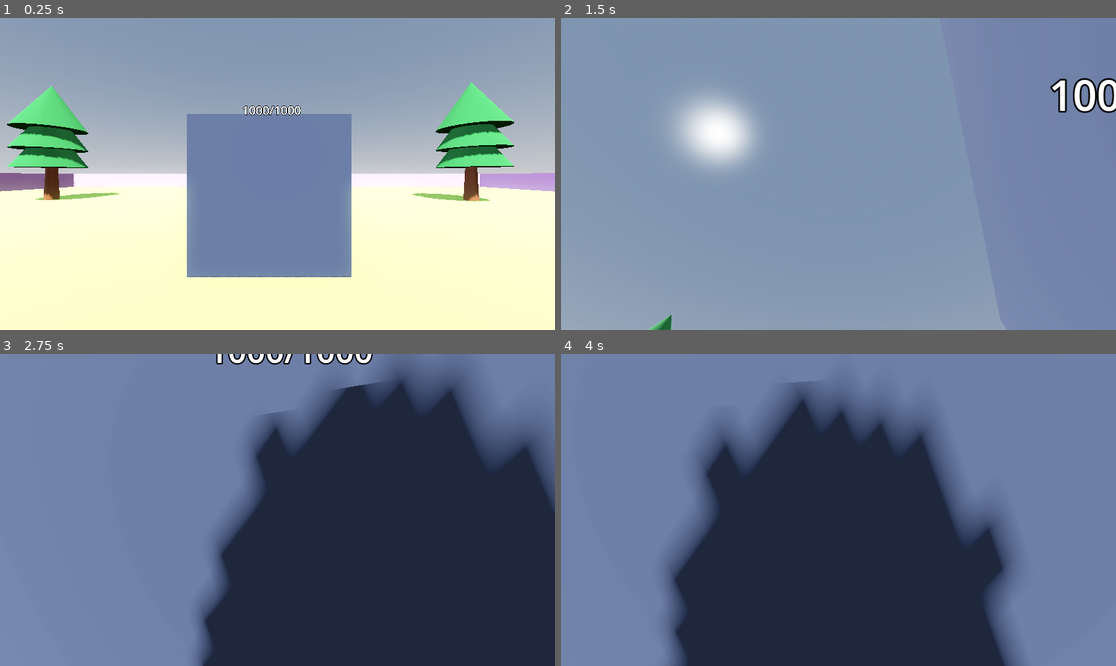
Above: before the commit, frames 1-4 (two rows, left to right).
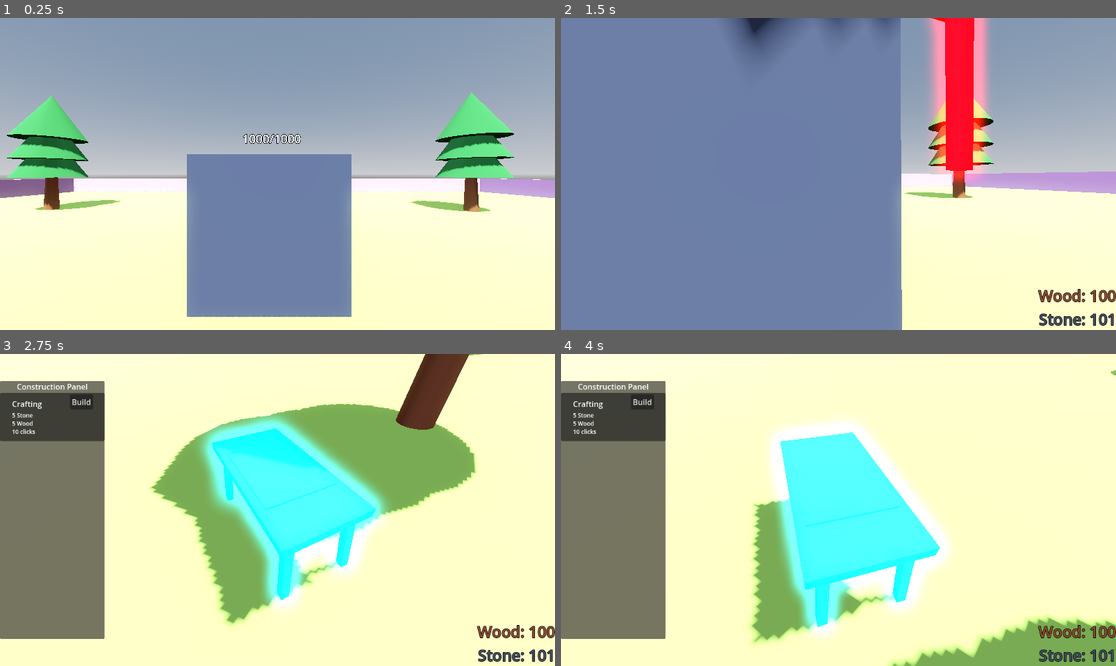
Above: after the commit, the same moments.

Repository: VrituuRuby/golem-factory
Game: Godot game, scene res://scenes/world/world.tscn
The game is run twice, just before and just after one commit, with the same random seed, the same clock (stepped at 60 frames per second) and the same inputs.
Inputs (mouse positions are in pixels of both pictures, inside the frame that each line leads up to):
- Up to frame 1 (0.25 s): no input
- Up to frame 2 (1.5 s): move the mouse to (866, 174) at 0.52 s; hold W (up) 0.53-1.25 s; click (866, 174) at 0.6 s; tap Space (jump) at 0.77 s; tap B (toggle_build_panel, bound only after the commit) at 0.8 s; click (644, 64) at 1.25 s, where only the run after the commit has a clickable "Build"
- Up to frame 3 (2.75 s): move the mouse to (249, 510) at 2.02 s; hold W (up) from 2.03 s (still down); tap B (toggle_build_panel, bound only after the commit) at 2.1 s; tap Space (jump) at 2.27 s; click (249, 510) at 2.3 s
- Up to frame 4 (4 s): keep holding W (up); move the mouse to (849, 503) at 2.77 s; click (849, 503) at 2.85 s; tap B (toggle_build_panel, bound only after the commit) at 3.05, 3.6 s; move the mouse to (832, 516) at 3.52 s; tap Space (jump) at 3.77 s; click (832, 516) at 3.8 s

The runs differ from the first frame. In frame 1, 16% of the frame differs, in the area x 0-100%, y 20-97%; in frame 2, 62%; in frame 3, 100%; in frame 4, 100%, in the area x 0-100%, y 0-100%.

Commit message:
feat: build system

Diff:
--- /dev/null
+++ b/assets/materials/blue.tres
@@ -0,0 +1,7 @@
+[gd_resource type="StandardMaterial3D" format=3 uid="uid://bosrhs1htmf6r"]
+
+[resource]
+albedo_color = Color(0, 0.9000001, 1, 1)
+emission_enabled = true
+emission = Color(0, 0.9019608, 1, 1)
+emission_energy_multiplier = 5.0
--- /dev/null
+++ b/assets/materials/red.tres
@@ -0,0 +1,7 @@
+[gd_resource type="StandardMaterial3D" format=3 uid="uid://b4j7ec5lekoap"]
+
+[resource]
+albedo_color = Color(1, 0, 0.16666698, 1)
+emission_enabled = true
+emission = Color(1, 0, 0, 1)
+emission_energy_multiplier = 5.0
--- a/project.godot
+++ b/project.godot
@@ -56,6 +56,21 @@
 "events": [Object(InputEventMouseButton,"resource_local_to_scene":false,"resource_name":"","device":-1,"window_id":0,"a …(253 unchanged characters)…
 ]
 }
+toggle_build_panel={
+"deadzone": 0.2,
+"events": [Object(InputEventKey,"resource_local_to_scene":false,"resource_name":"","device":-1,"window_id":0,"alt_pressed":false,"shift_pressed":false,"ctrl_pressed":false,"meta_pressed":false,"pressed":false,"keycode":0,"physical_keycode":66,"key_label":0,"unicode":98,"location":0,"echo":false,"script":null)
+]
+}
+rotate_left={
+"deadzone": 0.2,
+"events": [Object(InputEventKey,"resource_local_to_scene":false,"resource_name":"","device":-1,"window_id":0,"alt_pressed":false,"shift_pressed":false,"ctrl_pressed":false,"meta_pressed":false,"pressed":false,"keycode":0,"physical_keycode":81,"key_label":0,"unicode":113,"location":0,"echo":false,"script":null)
+]
+}
+rotate_right={
+"deadzone": 0.2,
+"events": [Object(InputEventKey,"resource_local_to_scene":false,"resource_name":"","device":-1,"window_id":0,"alt_pressed":false,"shift_pressed":false,"ctrl_pressed":false,"meta_pressed":false,"pressed":false,"keycode":0,"physical_keycode":69,"key_label":0,"unicode":101,"location":0,"echo":false,"script":null)
+]
+}
 
 [layer_names]
 
--- /dev/null
+++ b/scenes/buildable/blueprint/blueprint.gd
@@ -0,0 +1,80 @@
+extends Workable
+class_name Blueprint
+
+@export var build_data: BuildData
+
+@onready var area_3d: Area3D = $Area3D
+
+var build_node: Node3D
+var build_mesh: MeshInstance3D
+
+var build_collision: CollisionShape3D
+
+var is_placed := false;
+
+var can_place := false;
+
+const RED_MATERIAL := preload("res://assets/materials/red.tres")
+const BLUE_MATERIAL := preload("res://assets/materials/blue.tres")
+
+func _ready() -> void:
+	required_work = build_data.required_work
+	build_node = build_data.build.instantiate() as Node3D
+
+	build_mesh = build_node.get_node("MeshInstance3D").duplicate() as MeshInstance3D
+	build_collision = build_node.get_node("CollisionShape3D").duplicate() as CollisionShape3D
+
+	build_mesh.transparency = 0.6
+	build_mesh.material_overlay = BLUE_MATERIAL
+
+	var area_3d_collision_shape = build_collision.duplicate()
+	area_3d.add_child(area_3d_collision_shape)
+
+	add_child(build_mesh)
+
+func _physics_process(delta: float) -> void:
+	if is_placed: return
+
+	_validate_place()
+
+func _validate_place():
+	var bodies: Array[Node3D] = area_3d.get_overlapping_bodies() as Array[Node3D]
+
+	var touching_ground = false
+	var touching_other = false
+
+	for body in bodies:
+		if body.is_in_group("ground"):
+			touching_ground = true
+		else:
+			touching_other = true
+
+	if touching_ground and not touching_other:
+		can_place = true
+	else:
+		can_place = false
+
+	if can_place:
+		build_mesh.material_overlay = BLUE_MATERIAL
+	else:
+		build_mesh.material_overlay = RED_MATERIAL
+
+
+func place() -> bool:
+	if not can_place: return false
+	is_placed = true
+	can_work = true
+	add_child(build_collision)
+	return true
+
+func _do_work(work_force: int = 1, pos: Vector3 = Vector3.ZERO):
+	if not is_placed: return;
+	super._do_work(work_force, pos)
+
+func _on_work_finished(pos: Vector3):
+	if not is_placed: return
+	build_node.global_position = self.global_position
+	build_node.rotation = self.rotation
+
+	get_tree().get_root().add_child(build_node)
+	queue_free()
--- /dev/null
+++ b/scenes/buildable/blueprint/blueprint.tscn
@@ -0,0 +1,8 @@
+[gd_scene load_steps=2 format=3 uid="uid://dx17r7h7p7jbc"]
+
+[ext_resource type="Script" uid="uid://7te3qg1pyb8v" path="res://scenes/buildable/blueprint/blueprint.gd" id="1_fc7bq"]
+
+[node name="Blueprint" type="StaticBody3D"]
+script = ExtResource("1_fc7bq")
+
+[node name="Area3D" type="Area3D" parent="."]
--- /dev/null
+++ b/scenes/buildable/stations/crafting_station.tres
@@ -0,0 +1,18 @@
+[gd_resource type="Resource" script_class="BuildData" load_steps=6 format=3 uid="uid://b85jsel4f1pcv"]
+
+[ext_resource type="PackedScene" uid="uid://cmv6kbt6wusq2" path="res://scenes/buildable/stations/crafting_station.tscn" id="1_chngf"]
+[ext_resource type="Script" uid="uid://cg4gop0hq8bt7" path="res://scripts/data/item_data.gd" id="1_fq1jt"]
+[ext_resource type="Script" uid="uid://m6q54fj73t3d" path="res://scripts/data/build_data.gd" id="2_7mukv"]
+[ext_resource type="Resource" uid="uid://btujepeutb7ge" path="res://scenes/items/stone.tres" id="3_mhm6f"]
+[ext_resource type="Resource" uid="uid://b0fufm160to34" path="res://scenes/items/wood.tres" id="4_yd2or"]
+
+[resource]
+script = ExtResource("2_7mukv")
+build = ExtResource("1_chngf")
+input = Dictionary[ExtResource("1_fq1jt"), int]({
+ExtResource("3_mhm6f"): 5,
+ExtResource("4_yd2or"): 5
+})
+name = "Crafting"
+required_work = 10
+metadata/_custom_type_script = "uid://m6q54fj73t3d"
--- /dev/null
+++ b/scenes/buildable/stations/crafting_station.tscn
@@ -0,0 +1,16 @@
+[gd_scene load_steps=3 format=3 uid="uid://cmv6kbt6wusq2"]
+
+[ext_resource type="ArrayMesh" uid="uid://biwdur8n5w1hn" path="res://assets/placeholder/crafting_station.obj" id="1_k04gj"]
+
+[sub_resource type="BoxShape3D" id="BoxShape3D_uvf4b"]
+size = Vector3(2, 1, 1)
+
+[node name="CraftingStation" type="StaticBody3D"]
+
+[node name="CollisionShape3D" type="CollisionShape3D" parent="."]
+transform = Transform3D(1, 0, 0, 0, 1, 0, 0, 0, 1, 0, 0.5, 0)
+shape = SubResource("BoxShape3D_uvf4b")
+
+[node name="MeshInstance3D" type="MeshInstance3D" parent="."]
+transform = Transform3D(1, 0, 0, 0, 1, 0, 0, 0, 1, 0, 0.0015773773, 0)
+mesh = ExtResource("1_k04gj")
--- a/scenes/pickups/item_pickup.gd
+++ b/scenes/item_pickup/item_pickup.gd
@@ -16,15 +16,13 @@
 func _ready() -> void:
 	collectableTimer.start()
 	var randomDir := Vector3(randf_range(-1, 1), 1, randf_range(-1, 1))
-	print(randomDir)
 	axis_lock_angular_y = true
 	axis_lock_angular_x = true
 	axis_lock_angular_z = true
 
 	apply_central_impulse(randomDir.normalized() * spawn_force)
 
-	var mat = mesh.get_active_material(0)
-	mat.albedo_color = item_data.mesh_color
+	mesh.material_overlay = item_data.material
 
 func _process(delta: float) -> void:
 	time += delta
--- a/scenes/pickups/item_pickup.tscn
+++ b/scenes/item_pickup/item_pickup.tscn
@@ -1,6 +1,6 @@
 [gd_scene load_steps=6 format=3 uid="uid://di0mf7ym06ngw"]
 
-[ext_resource type="Script" uid="uid://bmoyh8o25rq7d" path="res://scenes/pickups/item_pickup.gd" id="1_o5jsg"]
+[ext_resource type="Script" uid="uid://bmoyh8o25rq7d" path="res://scenes/item_pickup/item_pickup.gd" id="1_o5jsg"]
 
 [sub_resource type="StandardMaterial3D" id="StandardMaterial3D_o5jsg"]
 
--- a/scenes/items/stone.tres
+++ b/scenes/items/stone.tres
@@ -1,9 +1,11 @@
-[gd_resource type="Resource" script_class="ItemData" load_steps=2 format=3 uid="uid://btujepeutb7ge"]
+[gd_resource type="Resource" script_class="ItemData" load_steps=3 format=3 uid="uid://btujepeutb7ge"]
 
 [ext_resource type="Script" uid="uid://cg4gop0hq8bt7" path="res://scripts/data/item_data.gd" id="1_jmuhp"]
 
+[sub_resource type="StandardMaterial3D" id="StandardMaterial3D_jmuhp"]
+albedo_color = Color(0.2627451, 0.29803923, 0.3882353, 1)
+
 [resource]
 script = ExtResource("1_jmuhp")
-id = "stone"
 name = "Stone"
-mesh_color = Color(0.2927898, 0.32940754, 0.43801382, 1)
+material = SubResource("StandardMaterial3D_jmuhp")
--- a/scenes/items/wood.tres
+++ b/scenes/items/wood.tres
@@ -1,9 +1,11 @@
-[gd_resource type="Resource" script_class="ItemData" load_steps=2 format=3 uid="uid://b0fufm160to34"]
+[gd_resource type="Resource" script_class="ItemData" load_steps=3 format=3 uid="uid://b0fufm160to34"]
 
 [ext_resource type="Script" uid="uid://cg4gop0hq8bt7" path="res://scripts/data/item_data.gd" id="1_h8bct"]
 
+[sub_resource type="StandardMaterial3D" id="StandardMaterial3D_h8bct"]
+albedo_color = Color(0.5568628, 0.29803923, 0.18431373, 1)
+
 [resource]
 script = ExtResource("1_h8bct")
-id = "wood"
 name = "Wood"
-mesh_color = Color(0.51551205, 0.28811994, 0.15752906, 1)
+material = SubResource("StandardMaterial3D_h8bct")
--- /dev/null
+++ b/scenes/player/build_system.gd
@@ -0,0 +1,52 @@
+extends Node
+
+@export var hand_target: Marker3D
+@export var blueprint_scene: PackedScene
+
+var blueprint: Blueprint = null;
+
+var desired_rotation := Vector3.ZERO
+
+const GRID_SIZE = .25
+
+func snap_to_grid(pos: Vector3) -> Vector3:
+	var x = round(pos.x / GRID_SIZE) * GRID_SIZE
+	var y = round(pos.y / GRID_SIZE) * GRID_SIZE
+	var z = round(pos.z / GRID_SIZE) * GRID_SIZE
+	return Vector3(x, y, z)
+
+func _handle_input():
+	if not blueprint: return
+
+	if Input.is_action_just_pressed("rotate_left"):
+		desired_rotation.y += deg_to_rad(90)
+	elif Input.is_action_just_pressed("rotate_right"):
+		desired_rotation.y -= deg_to_rad(90)
+
+	if Input.is_action_just_pressed("action") && Input.mouse_mode == Input.MOUSE_MODE_CAPTURED:
+		if blueprint.place():
+			for item in blueprint.build_data.input.keys():
+				var amount = blueprint.build_data.input[item]
+				Inventory.remove_item(item, amount)
+			blueprint = null;
+
+func _process(_delta: float) -> void:
+	if blueprint == null: return
+
+	var snap_pos: Vector3 = snap_to_grid(hand_target.global_position)
+	blueprint.global_position = lerp(blueprint.global_position, snap_pos, 0.2)
+
+	blueprint.rotation.y = lerp_angle(blueprint.rotation.y, desired_rotation.y, 0.5)
+
+	_handle_input()
+
+
+func _on_control_select_blueprint(build_data: BuildData) -> void:
+	if not (blueprint == null):
+		blueprint.queue_free()
+		blueprint = null
+
+	blueprint = blueprint_scene.instantiate() as Blueprint
+	blueprint.build_data = build_data
+	blueprint.global_position = get_parent().global_position
+	get_parent().get_parent().add_child(blueprint)
--- a/scenes/player/player.gd
+++ b/scenes/player/player.gd
@@ -3,7 +3,7 @@
 
 const SPEED = 5.0
 const JUMP_VELOCITY = 4.5
-const GRAVITY = 9.8;
+const GRAVITY = 12;
 
 const SENSITIVITY = 0.005;
 
@@ -20,14 +20,14 @@
 	Input.mouse_mode = Input.MOUSE_MODE_CAPTURED
 
 func _unhandled_input(event: InputEvent) -> void:
-	if event is InputEventMouseMotion:
+	if event is InputEventMouseMotion && Input.mouse_mode == Input.MOUSE_MODE_CAPTURED:
 		head.rotate_y(-event.relative.x * SENSITIVITY)
 		camera.rotate_x(-event.relative.y * SENSITIVITY)
 		camera.rotation.x = clamp(camera.rotation.x, deg_to_rad(-45), deg_to_rad(60))
 
 func _process(delta: float) -> void:
 	if(Input.is_action_just_pressed("action")):
-		_mine()
+		_do_work()
 		pass
 
 func _physics_process(delta: float) -> void:
@@ -66,7 +66,7 @@
 	pos.x = cos(t * BOB_FREQUENCY / 2) * BOB_AMPLITUDE
 	return pos
 
-func _mine() -> void:
+func _do_work() -> void:
 	if(not ray_cast.is_colliding()): return
 	var collider := ray_cast.get_collider() as Node
 	if(collider is Workable):
--- a/scenes/player/player.tscn
+++ b/scenes/player/player.tscn
@@ -1,7 +1,12 @@
-[gd_scene load_steps=5 format=3 uid="uid://83wfhqbt1ff0"]
+[gd_scene load_steps=10 format=3 uid="uid://83wfhqbt1ff0"]
 
 [ext_resource type="Script" uid="uid://btu8t8ahjulr4" path="res://scenes/player/player.gd" id="1_3vyb7"]
 [ext_resource type="Script" uid="uid://cymvf3d2bjw77" path="res://scenes/player/ui.gd" id="2_dovo2"]
+[ext_resource type="Script" uid="uid://bink5wgcy4brs" path="res://scenes/player/build_system.gd" id="2_gmlin"]
+[ext_resource type="PackedScene" uid="uid://dx17r7h7p7jbc" path="res://scenes/buildable/blueprint/blueprint.tscn" id="3_p47bc"]
+[ext_resource type="PackedScene" uid="uid://dbaespd6qnolr" path="res://scenes/ui/blueprint_option.tscn" id="4_lvxji"]
+[ext_resource type="Script" uid="uid://m6q54fj73t3d" path="res://scripts/data/build_data.gd" id="5_0owmy"]
+[ext_resource type="Resource" uid="uid://b85jsel4f1pcv" path="res://scenes/buildable/stations/crafting_station.tres" id="6_qek5x"]
 
 [sub_resource type="CapsuleShape3D" id="CapsuleShape3D_rwgxs"]
 
@@ -14,16 +19,31 @@
 camera = NodePath("Head/Camera3D")
 ray_cast = NodePath("Head/Camera3D/RayCast3D")
 
+[node name="Node" type="Node" parent="." node_paths=PackedStringArray("hand_target")]
+script = ExtResource("2_gmlin")
+hand_target = NodePath("../Head/Camera3D/SpringArm3D/HandTarget")
+blueprint_scene = ExtResource("3_p47bc")
+
 [node name="CollisionShape3D" type="CollisionShape3D" parent="."]
+transform = Transform3D(1, 0, 0, 0, 1, 0, 0, 0, 1, 0, 1, 0)
 shape = SubResource("CapsuleShape3D_rwgxs")
 
 [node name="MeshInstance3D" type="MeshInstance3D" parent="."]
+transform = Transform3D(1, 0, 0, 0, 1, 0, 0, 0, 1, 0, 1, 0)
+visible = false
 mesh = SubResource("CapsuleMesh_4wyf3")
 
 [node name="Head" type="Node3D" parent="."]
-transform = Transform3D(1, 0, 0, 0, 1, 0, 0, 0, 1, 0, 0.55997777, 0)
+transform = Transform3D(1, 0, 0, 0, 1, 0, 0, 0, 1, 0, 1.5, 0)
 
 [node name="Camera3D" type="Camera3D" parent="Head"]
+
+[node name="SpringArm3D" type="SpringArm3D" parent="Head/Camera3D"]
+transform = Transform3D(-1, 0, -8.742278e-08, 0, 1, 0, 8.742278e-08, 0, -1, 0, 0, 0)
+spring_length = 5.0
+
+[node name="HandTarget" type="Marker3D" parent="Head/Camera3D/SpringArm3D"]
+transform = Transform3D(-1, 0, 8.742278e-08, 0, 1, 0, -8.742278e-08, 0, -1, 0, -1.5, 4.984)
 
 [node name="RayCast3D" type="RayCast3D" parent="Head/Camera3D"]
 target_position = Vector3(0, 0, -5)
@@ -39,8 +59,9 @@
 grow_vertical = 2
 mouse_filter = 2
 script = ExtResource("2_dovo2")
+builds_data = Array[ExtResource("5_0owmy")]([ExtResource("6_qek5x")])
 
-[node name="VBoxContainer" type="VBoxContainer" parent="CanvasLayer/Control"]
+[node name="InventoryList" type="VBoxContainer" parent="CanvasLayer/Control"]
 layout_mode = 1
 anchors_preset = 3
 anchor_left = 1.0
@@ -51,3 +72,39 @@
 offset_top = -40.0
 grow_horizontal = 0
 grow_vertical = 0
+
+[node name="Panel" type="Panel" parent="CanvasLayer/Control"]
+visible = false
+layout_mode = 1
+anchors_preset = 4
+anchor_top = 0.5
+anchor_bottom = 0.5
+offset_top = -268.0
+offset_right = 217.0
+offset_bottom = 268.0
+grow_vertical = 2
+
+[node name="Label" type="Label" parent="CanvasLayer/Control/Panel"]
+layout_mode = 1
+anchors_preset = 10
+anchor_right = 1.0
+offset_bottom = 23.0
+grow_horizontal = 2
+text = "Construction Panel"
+horizontal_alignment = 1
+
+[node name="BlueprintsList" type="VBoxContainer" parent="CanvasLayer/Control/Panel"]
+layout_mode = 1
+anchors_preset = 15
+anchor_right = 1.0
+anchor_bottom = 1.0
+offset_top = 25.0
+grow_horizontal = 2
+grow_vertical = 2
+
+[node name="BlueprintOption" parent="CanvasLayer/Control/Panel/BlueprintsList" instance=ExtResource("4_lvxji")]
+layout_mode = 2
+
+[connection signal="select_blueprint" from="CanvasLayer/Control" to="Node" method="_on_control_select_blueprint"]
+
+[editable path="CanvasLayer/Control/Panel/BlueprintsList/BlueprintOption"]
--- a/scenes/player/ui.gd
+++ b/scenes/player/ui.gd
@@ -2,12 +2,39 @@
 
 const LABEL = preload("res://scenes/ui/resourse_label.tscn")
 
-@onready var _list: VBoxContainer = $VBoxContainer
+@onready var _list: VBoxContainer = $InventoryList
+@onready var _build_panel: Panel = $Panel
+@onready var _blueprints_list: VBoxContainer = $Panel/BlueprintsList
+@onready var _blueprint_option_scene: PackedScene = preload("res://scenes/ui/blueprint_option.tscn")
+
+@export var builds_data: Array[BuildData]
+
+signal select_blueprint(build_data: BuildData)
+
+var is_build_panel_open := false
 
 func _ready() -> void:
-	Inventory.update.connect(_update_ui)
+	Inventory.update.connect(_update_inventory)
 
-func _update_ui(items: Dictionary) -> void:
+	_update_build_panel()
+
+func _update_build_panel() -> void:
+	for child in _blueprints_list.get_children():
+		child.queue_free()
+
+	for build_data in builds_data:
+		var blueprint_option = _blueprint_option_scene.instantiate()
+		blueprint_option.setup(build_data)
+		blueprint_option.select_build.connect(
+		func (bd: BuildData):
+			print("Selected blueprint")
+			select_blueprint.emit(bd)
+			is_build_panel_open = false
+			_toggle_build_panel()
+		)
+		_blueprints_list.add_child(blueprint_option)
+
+func _update_inventory(items: Dictionary) -> void:
 	for child in _list.get_children():
 		child.queue_free()
 
@@ -15,5 +42,20 @@
 		var amount = items[item]
 		var label = LABEL.instantiate()
 		label.text = "%s: %s" % [item.name, amount]
-		label.modulate = item.mesh_color
+		label.modulate = item.material.albedo_color
 		_list.add_child(label)
+
+	_update_build_panel()
+
+func _process(_delta: float) -> void:
+	if Input.is_action_just_pressed("toggle_build_panel"):
+		is_build_panel_open = not is_build_panel_open
+		_toggle_build_panel()
+
+func _toggle_build_panel() -> void:
+	if is_build_panel_open:
+		Input.mouse_mode = Input.MOUSE_MODE_VISIBLE
+		_build_panel.visible = true;
+	else:
+		Input.mouse_mode = Input.MOUSE_MODE_CAPTURED
+		_build_panel.visible = false;
--- a/scenes/sources/ore.tscn
+++ b/scenes/sources/ore.tscn
@@ -13,7 +13,6 @@
 data = PackedVector3Array(-0.5, 0.5, 0.5, 0.5, 0.5, 0.5, -0.5, -0.5, 0.5, 0.5, 0.5, 0.5, 0.5, -0.5, 0.5, -0.5, -0.5, 0. …(500 unchanged characters)…
 
 [node name="Ore" type="StaticBody3D" groups=["resource"]]
-collision_mask = 5
 script = ExtResource("1_84iim")
 output = ExtResource("2_afn3p")
 
--- a/scenes/sources/tree.gd
+++ b/scenes/sources/tree.gd
@@ -10,13 +10,11 @@
 		item.spawn_force = 1
 		item.global_position = _spawn_item_height(global_position, i)
 
-		get_tree().get_root().add_child(item)
+		get_parent().add_child(item)
 
 	queue_free()
-	pass
 
 
 func _spawn_item_height(pos: Vector3, index: int):
-	var step_heigth = 0.5;
-
-	return Vector3(pos.x, pos.y + step_heigth * index, pos.z)
+	var step_height = 1;
+	return Vector3(pos.x, pos.y + step_height * index, pos.z)
--- a/scenes/sources/tree.tscn
+++ b/scenes/sources/tree.tscn
@@ -26,6 +26,7 @@
 
 [node name="Tree" type="StaticBody3D"]
 script = ExtResource("1_143eb")
+output_amount = 10
 output = ExtResource("2_143eb")
 available_amount = 1
 required_word = 3
--- /dev/null
+++ b/scenes/ui/blueprint_option.tscn
@@ -0,0 +1,90 @@
+[gd_scene load_steps=2 format=3 uid="uid://dbaespd6qnolr"]
+
+[sub_resource type="GDScript" id="GDScript_hfknl"]
+script/source = "extends Panel
+
+@onready var name_label = $HBoxContainer/VBoxContainer/Title as Label
+@onready var rich_text = $HBoxContainer/VBoxContainer/RichTextLabel as RichTextLabel
+
+@export var build_button: Button
+
+signal select_build(build_data: BuildData)
+
+var _build_data: BuildData
+
+var can_build = true
+
+func setup(build_data: BuildData):
+	_build_data = build_data
+
+	if not is_node_ready():
+		await ready
+
+	name_label.text = _build_data.name;
+
+	for item in _build_data.input.keys():
+		var required = _build_data.input[item]
+
+		if not Inventory.has_item(item, required):
+			can_build = false
+			break
+
+	build_button.disabled = not can_build
+	build_button.pressed.connect(func ():
+		select_build.emit(build_data))
+	_handle_requirements()
+
+func _handle_requirements():
+	rich_text.text = \"[font_size=12]\"
+
+	for item in _build_data.input.keys():
+		var amount = _build_data.input[item]
+		rich_text.append_text(\"%d %s\\n\" % [amount, item.name])
+
+	rich_text.append_text(\"%d clicks\" % [_build_data.required_work])
+"
+
+[node name="BlueprintOption" type="Panel" node_paths=PackedStringArray("build_button")]
+custom_minimum_size = Vector2(150, 100)
+offset_right = 202.0
+offset_bottom = 122.0
+script = SubResource("GDScript_hfknl")
+build_button = NodePath("HBoxContainer/Button")
+
+[node name="HBoxContainer" type="HBoxContainer" parent="."]
+layout_mode = 1
+anchors_preset = 8
+anchor_left = 0.5
+anchor_top = 0.5
+anchor_right = 0.5
+anchor_bottom = 0.5
+offset_left = -84.0
+offset_top = -47.5
+offset_right = 84.0
+offset_bottom = 47.5
+grow_horizontal = 2
+grow_vertical = 2
+
+[node name="VBoxContainer" type="VBoxContainer" parent="HBoxContainer"]
+layout_mode = 2
+size_flags_horizontal = 3
+alignment = 1
+
+[node name="Title" type="Label" parent="HBoxContainer/VBoxContainer"]
+layout_mode = 2
+text = "Title Station"
+
+[node name="RichTextLabel" type="RichTextLabel" parent="HBoxContainer/VBoxContainer"]
+layout_mode = 2
+bbcode_enabled = true
+text = "[font_size=12]Requires:
+5 wood
+5 stone
+10 clicks"
+fit_content = true
+
+[node name="Button" type="Button" parent="HBoxContainer"]
+layout_mode = 2
+size_flags_horizontal = 0
+size_flags_vertical = 0
+text = "Build"
--- a/scenes/world/world.tscn
+++ b/scenes/world/world.tscn
@@ -33,7 +33,7 @@
 transform = Transform3D(0.56991196, 0.8213963, -0.022549069, -0.45942506, 0.34127605, 0.8200362, 0.6812702, -0.4569889, 0.5718673, -0.33546734, 19.714584, 0.41937256)
 shadow_enabled = true
 
-[node name="Ground" type="CSGBox3D" parent="."]
+[node name="Ground" type="CSGBox3D" parent="." groups=["ground"]]
 transform = Transform3D(5.9609184, 0, 0, 0, 0.9934864, 0, 0, 0, 5.9609184, 0, 0, 0)
 use_collision = true
 size = Vector3(12, 0.001, 12)
@@ -68,6 +68,7 @@
 
 [node name="Ore" parent="." instance=ExtResource("2_1fp7r")]
 transform = Transform3D(1, 0, 0, 0, 1, 0, 0, 0, 1, -0.09878349, 0.78513145, -6.1904297)
+required_work = 1
 
 [node name="Tree" parent="." instance=ExtResource("3_1fp7r")]
 transform = Transform3D(1, 0, 0, 0, 1, 0, 0, 0, 1, 7.8636227, 0.5430458, 3.8587255)
--- /dev/null
+++ b/scripts/data/build_data.gd
@@ -0,0 +1,8 @@
+extends Resource
+class_name BuildData
+
+@export var build: PackedScene;
+@export var input: Dictionary[ItemData, int] = {};
+@export var name: String;
+
+@export var required_work = 50;
--- a/scripts/data/item_data.gd
+++ b/scripts/data/item_data.gd
@@ -2,4 +2,4 @@
 extends Resource
 
 @export var name: String
-@export var mesh_color: Color
+@export var material: BaseMaterial3D
--- a/scripts/systems/inventory.gd
+++ b/scripts/systems/inventory.gd
@@ -1,6 +1,16 @@
 extends Node
 
-var items := {}
+const WOOD := preload("res://scenes/items/wood.tres")
+const STONE := preload("res://scenes/items/stone.tres")
+
+
+var items : Dictionary[ItemData, int] = {
+	WOOD: 100,
+	STONE: 100,
+}
+
+func _ready() -> void:
+	update.emit(items)
 
 signal item_added(item: ItemData, amount: int)
 signal update(items: Dictionary)
@@ -13,7 +23,7 @@
 	return true
 
 func has_item(item: ItemData, amount: int = 1) -> bool:
-	return items.get(item) >= amount
+	return items.get(item, 0) >= amount
 
 func remove_item(item: ItemData, amount: int = 1) -> bool:
 	if not has_item(item, amount):
--- a/scripts/systems/workable.gd
+++ b/scripts/systems/workable.gd
@@ -1,7 +1,7 @@
 extends StaticBody3D
 class_name Workable
 
-@export var required_word: int = 10
+@export var required_work: int = 10
 @export var work_counter: int = 0
 
 var can_work: bool = false
@@ -10,7 +10,7 @@
 	if not can_work: return
 
 	work_counter += work_force
-	if work_counter >= required_word:
+	if work_counter >= required_work:
 		work_counter = 0
 		_on_work_finished(pos)
 
--- a/scripts/systems/workable_source.gd
+++ b/scripts/systems/workable_source.gd
@@ -1,7 +1,7 @@
 class_name WorkableSource
 extends Workable
 
-var item_pickup = preload("res://scenes/pickups/item_pickup.tscn")
+var item_pickup = preload("res://scenes/item_pickup/item_pickup.tscn")
 
 @export var output: ItemData;
 @export var available_amount: int = 1000;
Not shown, added: assets/placeholder/crafting_station.mtl
Not shown, added: assets/placeholder/crafting_station.obj
Not shown, added: assets/placeholder/crafting_station.obj.import
Not shown, added: scenes/buildable/blueprint/blueprint.gd.uid
Renamed: scenes/pickups/item_pickup.gd.uid -> scenes/item_pickup/item_pickup.gd.uid
Not shown, added: scenes/player/build_system.gd.uid
Not shown, added: scripts/data/build_data.gd.uid
